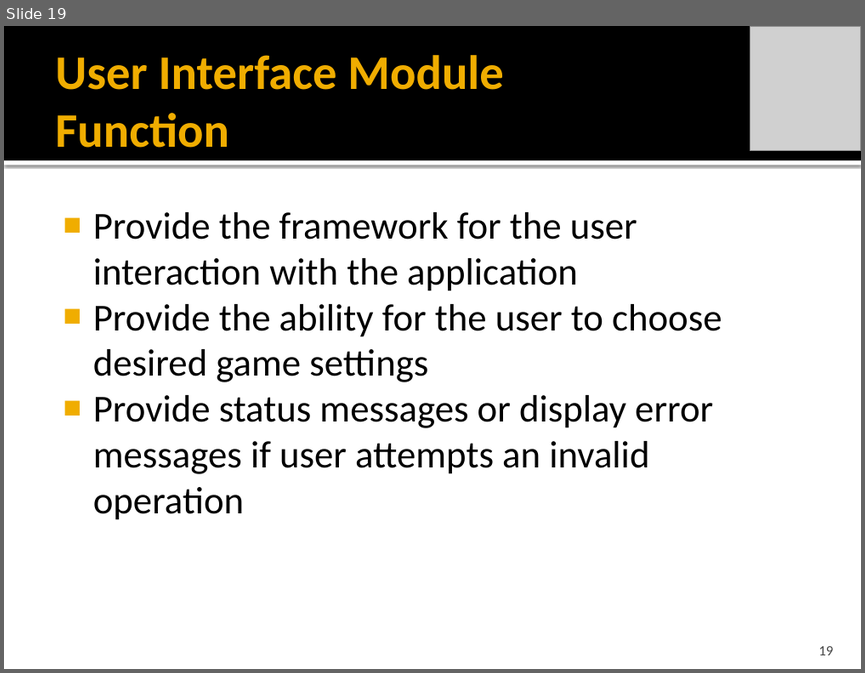
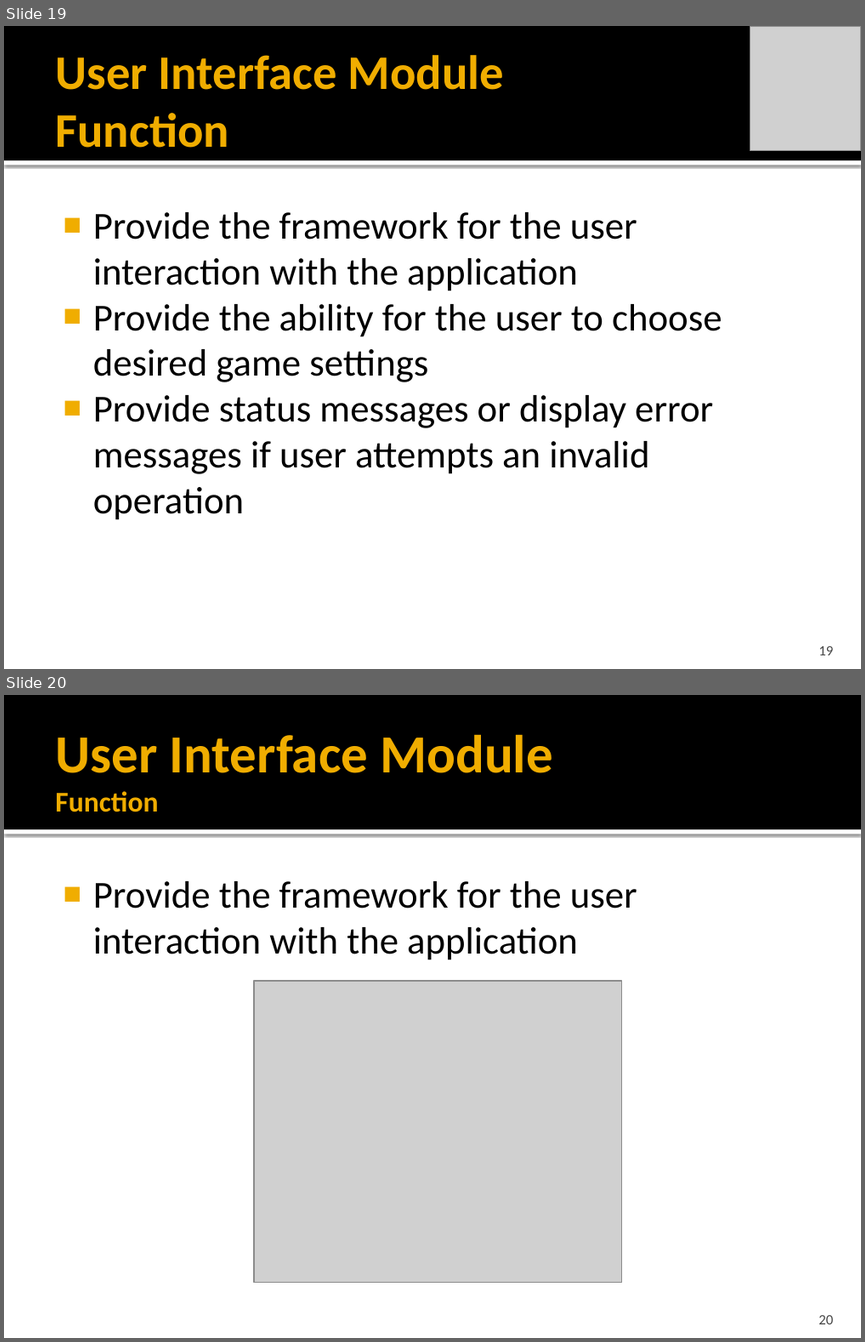
Before and after one commit to idxExtropy/duel-reality, a slide deck: Docs/DUEL REALITY .pptx. Shown one above the other, each under a label of ours: slide 19 before the commit, slides 19 and 20 after it. The pictures are 865x673 and 865x1342 pixels, drawn with LibreOffice and Linux fonts; fonts in the diff are those of the drawing; grey boxes stand for pictures. Boxes give left, top, right and bottom in pixels: in the first picture for what was removed or moved away, otherwise in the second. Text is boxed around its words. In the diff, an @@ line names an element or a change of style, - is before the commit and + after.

```diff
--- a/Docs/DUEL REALITY .pptx
+++ b/Docs/DUEL REALITY .pptx
@@ slide 20 added at <box>4,695,861,1338</box>, background #FFFFFF; not listed: 2 template elements that a slide beside it also shows @@
@@ title added at <box>55,734,553,812</box>, 45 pt, text #F0AD00, bold @@
+User Interface Module
+Function
@@ text added at <box>93,881,637,960</box>, 32 pt, text #000000 @@
+■ Provide the framework for the user interaction with the application
@@ picture added at <box>254,981,622,1281</box> @@
@@ page number added at <box>818,1315,833,1324</box>, 12 pt, text #454545 @@
+20
```
Also in this commit, not shown: 2 slides changed, 7 other slides added.
